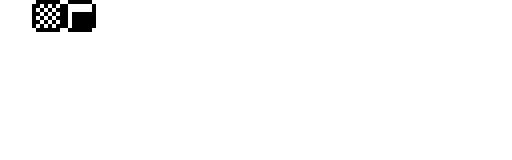
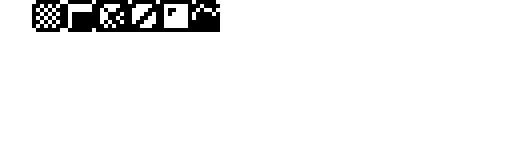
Layered file, before and after one edit (512x160). Changes by layer:
renamed "Hintergrund" to "pallette.psd", painted on it over [left=96, top=0, right=220, bottom=32]
